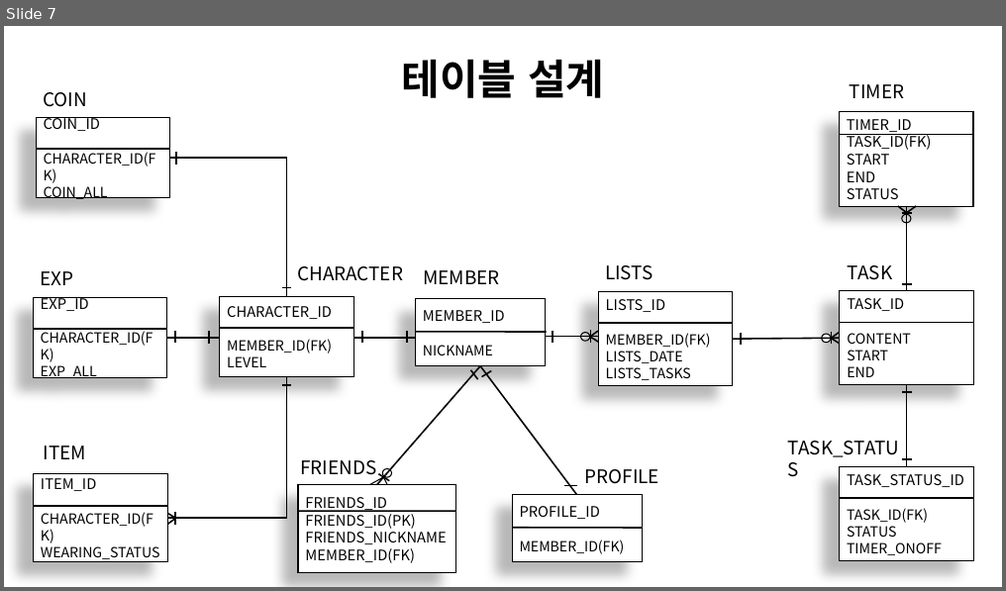
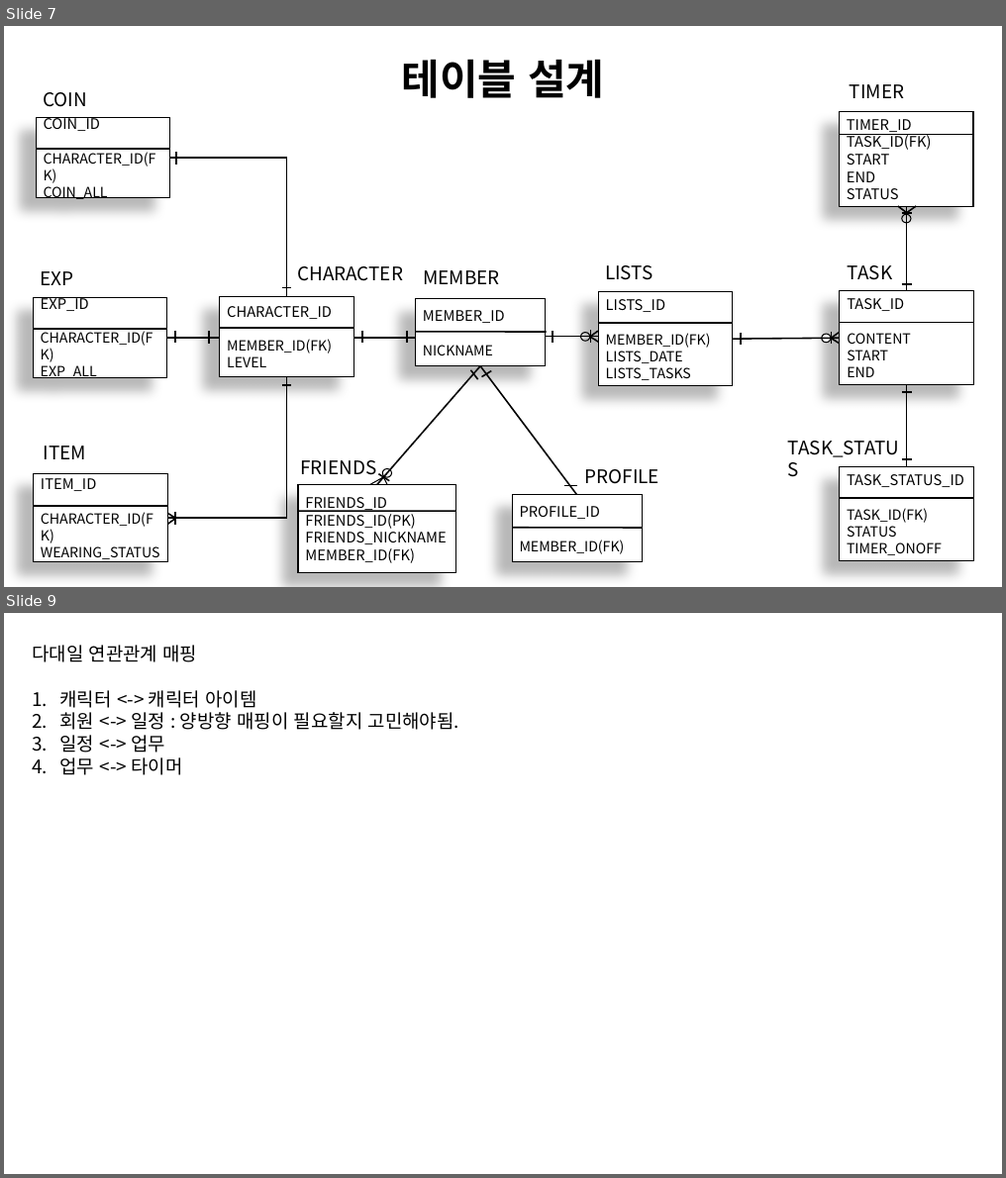
Before and after one commit to LvUpPlanner/LePl_Spring, a slide deck: LePl_Server_ver.2.pptx. Shown one above the other, each under a label of ours: slide 7 before the commit, slides 7 and 9 after it; the slides between them are not shown. The pictures are 1006x591 and 1006x1178 pixels, drawn with LibreOffice and Linux fonts; fonts in the diff are those of the drawing. Boxes give left, top, right and bottom in pixels: in the first picture for what was removed or moved away, otherwise in the second. Text is boxed around its words. In the diff, an @@ line names an element or a change of style, - is before the commit and + after.

```diff
--- a/LePl_Server_ver.2.pptx
+++ b/LePl_Server_ver.2.pptx
@@ slide 9 added at [4,613,1002,1174], background #FFFFFF @@
@@ text added at [32,645,459,775], 18 pt, text #000000 @@
+다대일 연관관계 매핑
+1. 캐릭터 <-> 캐릭터 아이템
+2. 회원 <-> 일정 : 양방향 매핑이 필요할지 고민해야됨.
+3. 일정 <-> 업무
+4. 업무 <-> 타이머
```
Also in this commit, not shown: 1 slide changed.
